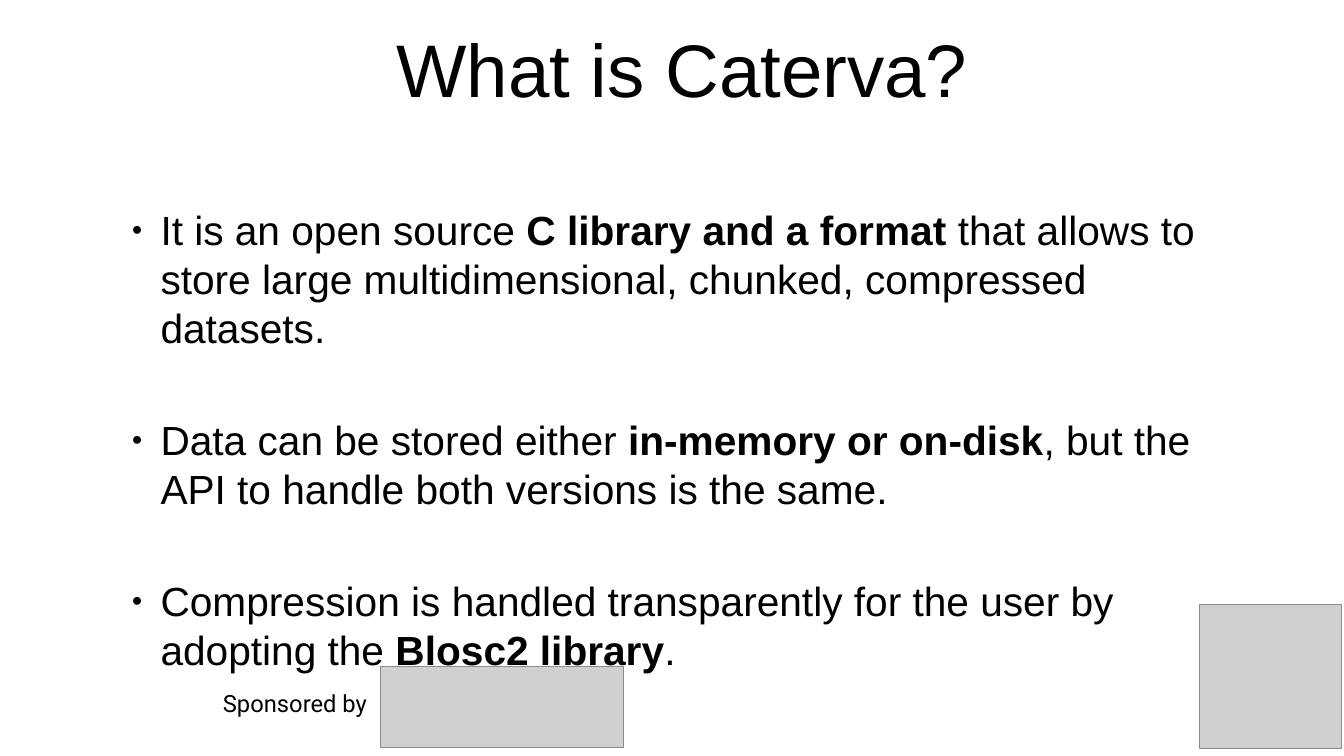
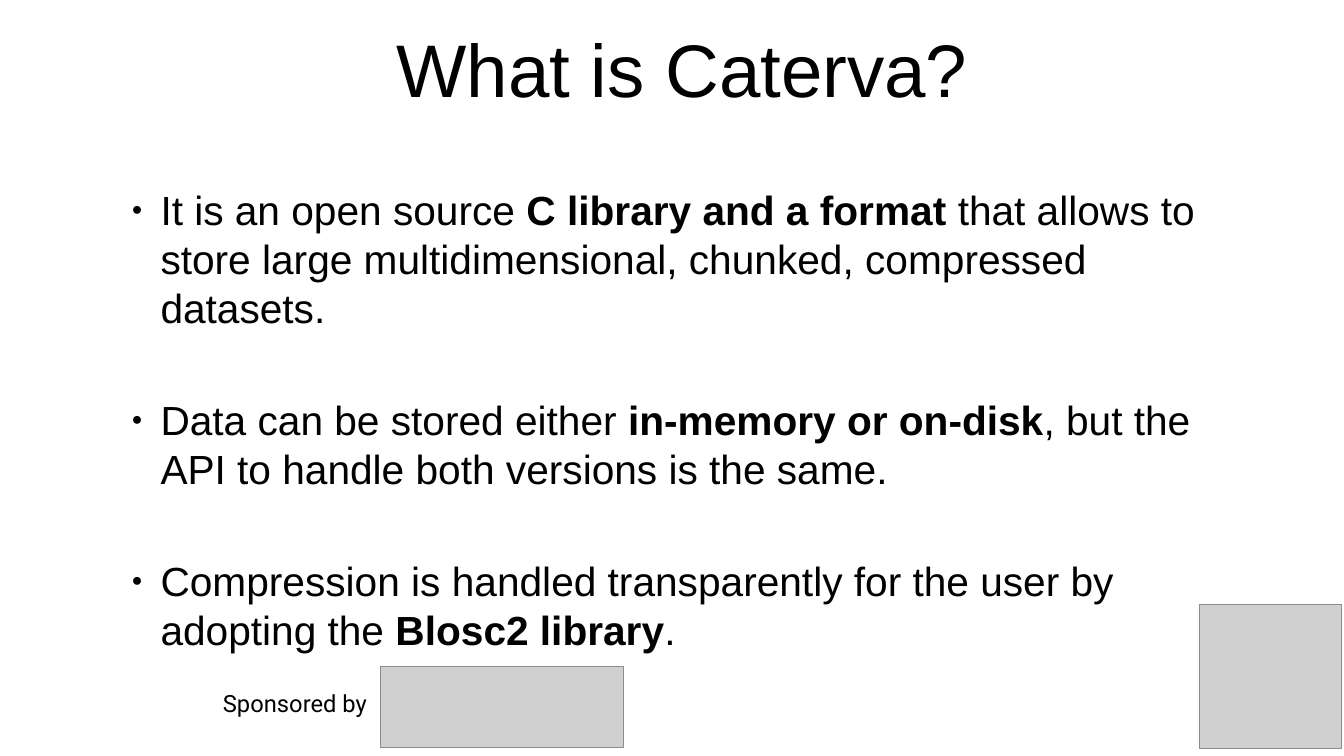
Before and after one commit to inaos/iron-array, a slide deck: slide 12 of decks/pyDataNyc2019.odp. Drawn at 1344x756 pixels with LibreOffice and Linux fonts; fonts in the diff are those of the drawing; grey boxes stand for pictures. Boxes give left, top, right and bottom in pixels: in the first picture for what was removed or moved away, otherwise in the second. Text is boxed around its words. In the diff, an @@ line names an element or a change of style, - is before the commit and + after.

Commit message:
More on the uniformization of the format

```diff
--- a/decks/pyDataNyc2019.odp
+++ b/decks/pyDataNyc2019.odp
@@ text "It is an open source ...": place and size @@
-text "It is an open source ..." at [161, 215, 1195, 624]
+text "It is an open source ..." at [161, 195, 1195, 604]
```
Also in this commit, not shown: 3 other slides changed.
